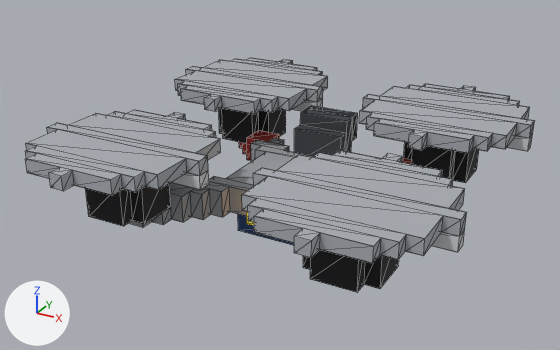
Renders of the glTF model godot/assets/drone/drone_quad.glb from each side of a commit.
Camera for both pictures: a 50 mm camera at (0.245, -0.465, 0.24) aimed at (-0.008, -0.005, 0.01). Every picture has the same lights, and +X, +Y and +Z are marked at lower left. The first picture is the older version. Mesh edges are drawn as thin lines. Where no turn or scale is listed for an object, it has been applied to the vertices. Vertices at exactly the same position are counted once.

The first picture shows 'battery', 'camera', 'frame', 'motor_1', 'motor_2', 'motor_3', 'motor_4', 'prop_2', 'prop_3', 'prop_4', 'prop_disk_1', 'prop_disk_2', 'prop_disk_3', 'prop_disk_4' and 1 more.
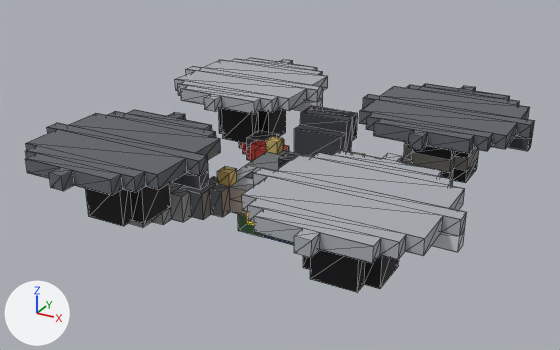
The change, as a list of edits to the scene's bpy script:
```text
Change me_frame:
    used by ob_frame; location = (0.0, 0.0, 0.0)
    remove me_frame.from_pydata(...)  # 197 vertices, 288 faces; spans x -0.09..0.09, y -0.09..0.09, z -0.01..0.01
    add me_frame.from_pydata(...)  # 286 vertices, 432 faces; spans x -0.09..0.09, y -0.09..0.09, z -0.01..0.04
    me_frame part 1: 7 vertices removed from x -0.07..0.07, y -0.05..0.07, z -0.01..0.01; 96 vertices added at x -0.07..0.07, y -0.07..0.07, z -0.01..0.04
    me_frame part 2: 140 kept faces spanning x -0.07..0.09, y -0.09..0.09, z -0.01..0.01 get new texture (UV) coordinates
Change me_battery:
    used by ob_battery; location = (0.0, 0.005, -0.02)
    remove me_battery.from_pydata(...)  # 8 vertices, 12 faces; spans x -0.03..0.03, y -0.035..0.035, z -0.01..0.01
    add me_battery.from_pydata(...)  # 24 vertices, 40 faces; spans x -0.03..0.03, y -0.035..0.035, z -0.01..0.01
    me_battery part 3: 16 vertices added at x -0.03..0.03, y -0.035..0.015, z -0.01..0.01
Change me_motor_2:
    used by ob_motor_2; location = (0.085, 0.085, 0.015)
    remove me_motor_2.from_pydata(...)  # 24 vertices, 36 faces; spans x -0.025..0.025, y -0.025..0.025, z -0.015..0.015
    add me_motor_2.from_pydata(...)  # 52 vertices, 88 faces; spans x -0.025..0.025, y -0.025..0.025, z -0.015..0.015
    me_motor_2 part 4
    30 faces are deleted
    4 vertices are added at (0.015, -0.005, 0.015), (-0.015, -0.005, 0.015), (0.015, 0.005, 0.015), (-0.015, 0.005, 0.015)
    12 new vertices lie (0.0, 0.0, 0.01) away from vertices in x -0.025..0.025, y -0.025..0.025, z -0.015
    12 new vertices lie (0.0, 0.0, 0.01) away from vertices in x -0.025..0.025, y -0.025..0.025, z -0.005
    82 new faces join them
Change me_prop_2:
    where me_prop_2.from_pydata(...)  # 24 vertices, 36 faces; spans x -0.065..0.065, y -0.015..0.015, z -0.005..0.005
    used by ob_prop_2; location = (0.085, 0.085, 0.035)
    me_prop_2 part 5: texture (UV) coordinates of 36 of 36 faces, centred in x -0.065..0.065, y -0.015..0.015, z -0.005..0.005, changed; they spanned u 0.01..0.01, v 0.5..0.5 and now span u 0.06..0.06, v 0.5..0.5
Change me_prop_disk_2:
    where me_prop_disk_2.from_pydata(...)  # 72 vertices, 108 faces; spans x -0.065..0.065, y -0.065..0.065, z -0.005..0.005
    used by ob_prop_disk_2; location = (0.085, 0.085, 0.045)
    me_prop_disk_2 part 6: texture (UV) coordinates of 108 of 108 faces, centred in x -0.065..0.065, y -0.065..0.065, z -0.005..0.005, changed; they spanned u 0.03..0.03, v 0.5..0.5 and now span u 0.06..0.06, v 0.5..0.5
Change me_prop_4:
    where me_prop_4.from_pydata(...)  # 24 vertices, 36 faces; spans x -0.065..0.065, y -0.015..0.015, z -0.005..0.005
    used by ob_prop_4; location = (-0.085, -0.085, 0.035)
    me_prop_4 part 7: texture (UV) coordinates of 36 of 36 faces, centred in x -0.065..0.065, y -0.015..0.015, z -0.005..0.005, changed; they spanned u 0.01..0.01, v 0.5..0.5 and now span u 0.06..0.06, v 0.5..0.5
Change me_prop_disk_4:
    where me_prop_disk_4.from_pydata(...)  # 72 vertices, 108 faces; spans x -0.065..0.065, y -0.065..0.065, z -0.005..0.005
    used by ob_prop_disk_4; location = (-0.085, -0.085, 0.045)
    me_prop_disk_4 part 8: texture (UV) coordinates of 108 of 108 faces, centred in x -0.065..0.065, y -0.065..0.065, z -0.005..0.005, changed; they spanned u 0.03..0.03, v 0.5..0.5 and now span u 0.06..0.06, v 0.5..0.5
```

Changed parts and their boxes (x1, y1, x2, y2) in the pictures (560 x 350 px):
part 1 of me_frame, built on (mostly hidden before)
    before: (170, 158, 412, 197)
    after: (171, 135, 365, 216)
part 2 of me_frame, surface changed
    both: (190, 130, 289, 220)
part 3 of me_battery, added
    after: (238, 214, 294, 245)
part 4 of me_motor_2, reshaped
    both: (404, 142, 479, 181)
part 5 of me_prop_2, surface changed (grey to black)
    both: (507, 134, 533, 151)
part 6 of me_prop_disk_2, surface changed (darker)
    both: (359, 84, 534, 153)
part 7 of me_prop_4, surface changed (grey to black)
    both: (170, 171, 209, 190)
part 8 of me_prop_disk_4, surface changed (darker)
    both: (25, 110, 221, 195)
